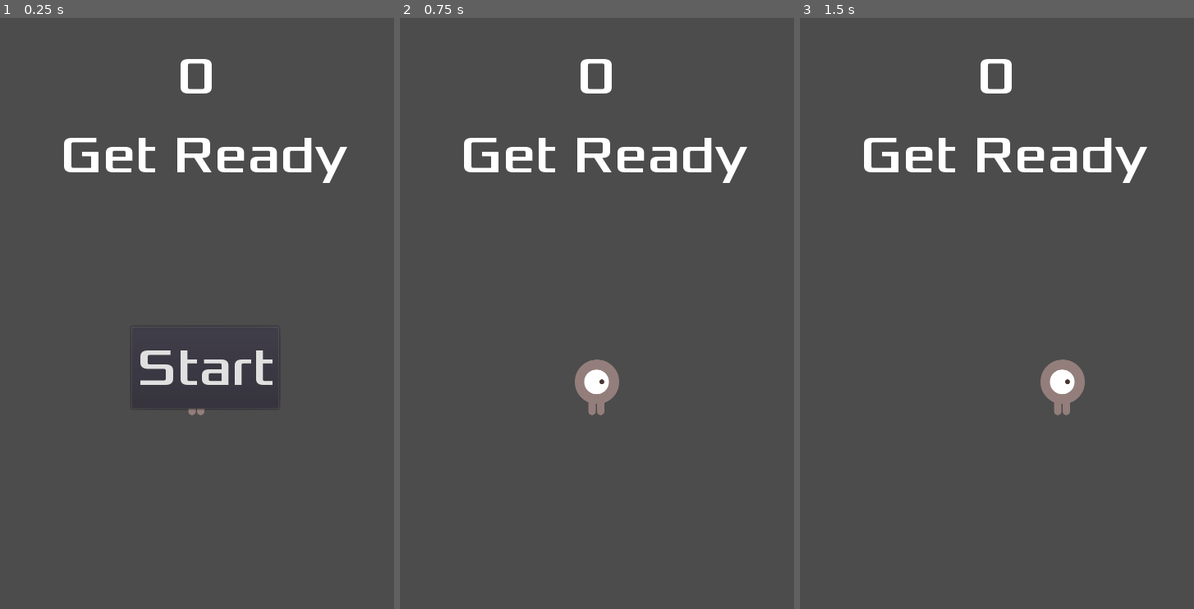
Above: before the commit, frames 1-3 (left to right).
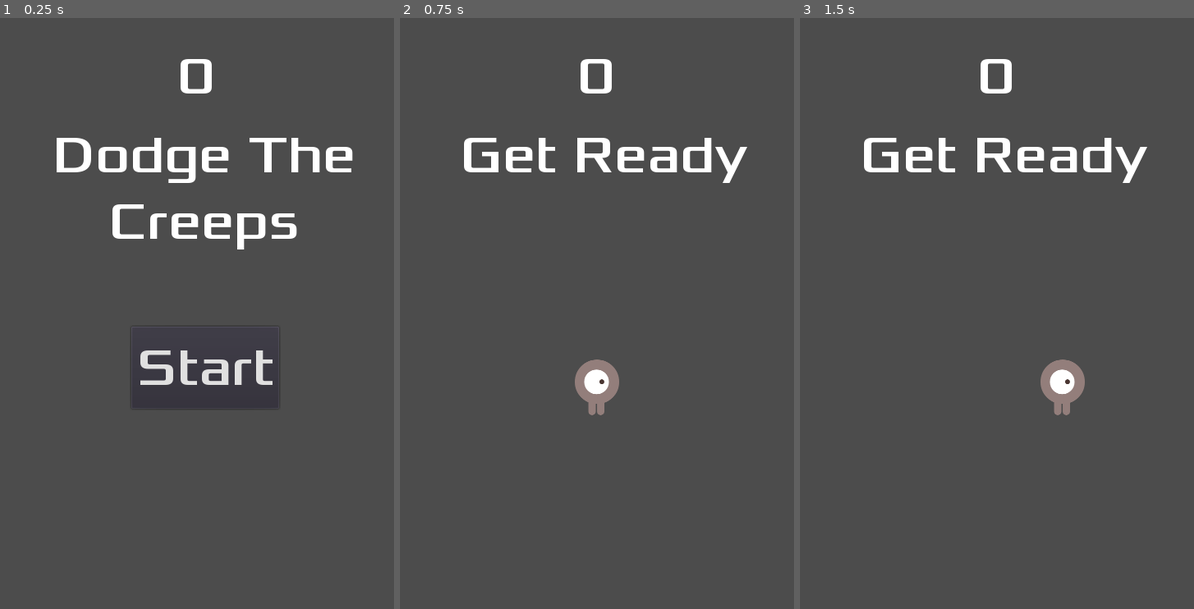
Above: after the commit, the same moments.

Repository: marcelosans/Dodge-The-Creeps-Marcel-Lejk
Game: Godot game, scene res://Main.tscn
Two runs of this game, one before a commit and one after it. Both use one fixed random seed, a clock stepped at 60 frames per second and the inputs below.
Inputs:
- Up to frame 1 (0.25 s): no input
- Up to frame 2 (0.75 s): click "Start" at 0.5 s
- Up to frame 3 (1.5 s): tap Enter at 1.25 s; hold Right (move_right) from 1.28 s (still down)

The runs differ from the first frame. In frame 1, 3.6% of the frame differs, in the area x 14-90%, y 20-68%; in frame 2, nothing differs; in frame 3, nothing differs.

Commit message:
Joc Jugable V2

Diff:
--- a/Main.gd
+++ b/Main.gd
@@ -10,7 +10,7 @@
 # Called when the node enters the scene tree for the first time.
 func _ready():
 	randomize()
-	new_game()
+	#new_game()
 
 
 
@@ -19,14 +19,6 @@
 # Called every frame. 'delta' is the elapsed time since the previous frame.
 #func _process(delta):
 #	pass
-
-
-func game_over():
-	$ScoreTimer.stop()
-	$MobTimer.stop()
-	$HUD.show_game_over()
-
-
 func new_game():
 	score = 0
 	$Player.start($StartPosition.position)
@@ -34,6 +26,12 @@
 	$HUD.update_score(score)
 	$HUD.show_message("Get Ready")
 	get_tree().call_group("mobs", "queue_free")
+
+
+func game_over():
+	$ScoreTimer.stop()
+	$MobTimer.stop()
+	$HUD.show_game_over()
 
 
 func _on_MobTimer_timeout():
